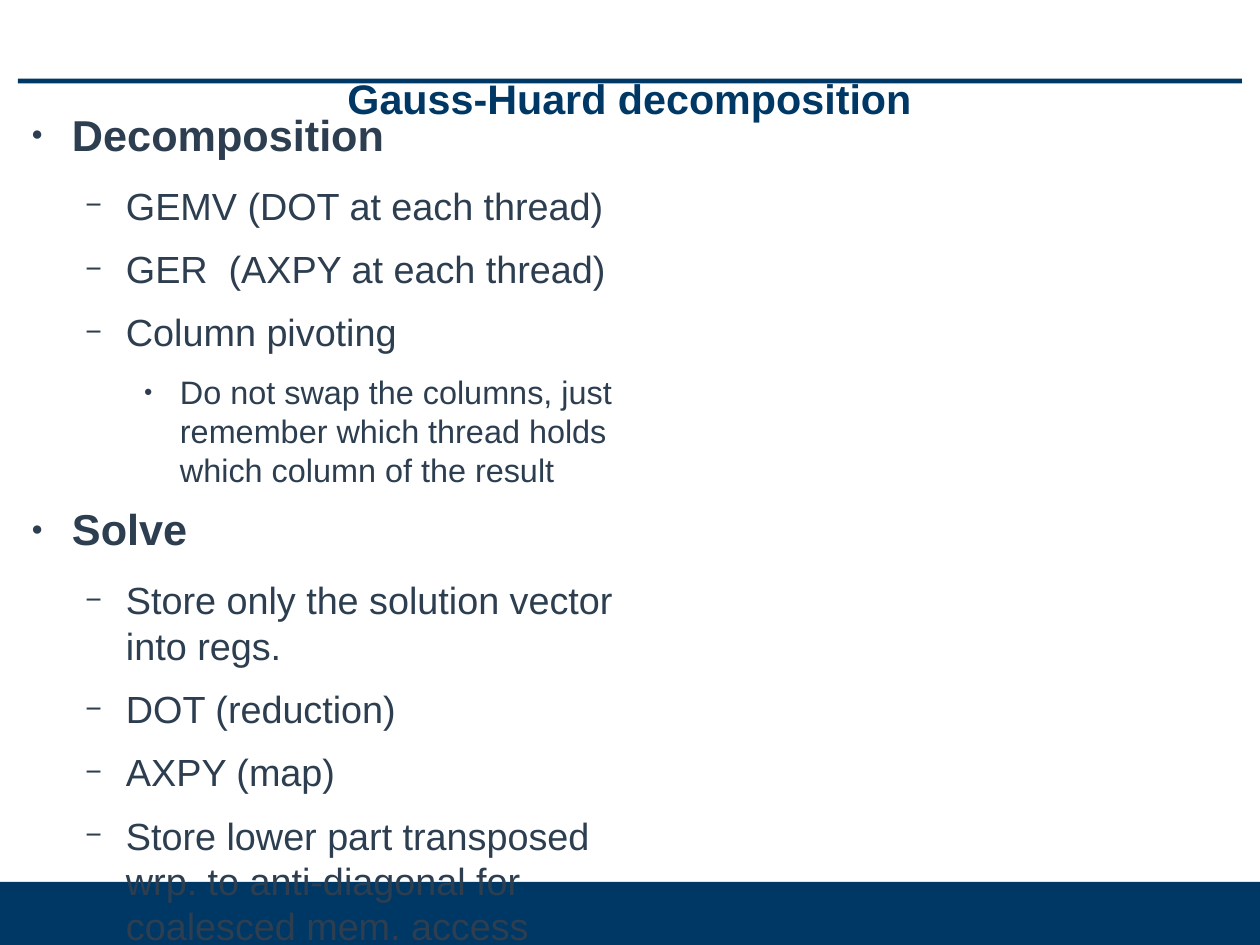
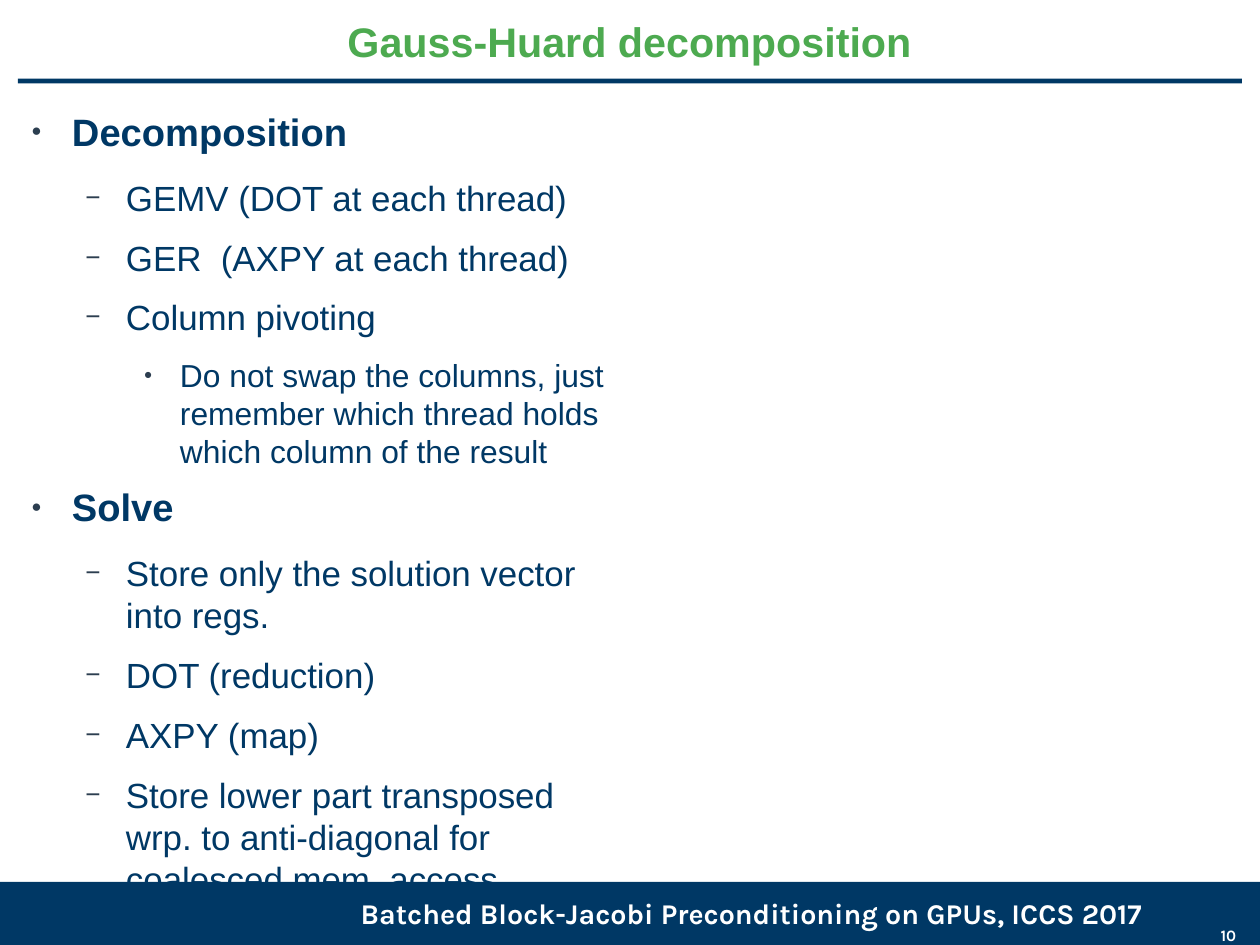
Before and after one commit to gflegar/talks, a slide deck: slide 10 of iccs_2017/slides.odp (slide 7 before the commit). Drawn at 1260x945 pixels with LibreOffice and Linux fonts; fonts in the diff are those of the drawing; background and template pictures are left out. Boxes give left, top, right and bottom in pixels: in the first picture for what was removed or moved away, otherwise in the second. Text is boxed around its words. In the diff, an @@ line names an element or a change of style, - is before the commit and + after.

```diff
--- a/iccs_2017/slides.odp
+++ b/iccs_2017/slides.odp
@@ title "Gauss-Huard decomposition": place and size @@
-title "Gauss-Huard decomposition" at (347, 81, 911, 122)
+title "Gauss-Huard decomposition" at (347, 27, 911, 65)
@@ title "Gauss-Huard decomposition" at (347, 27, 911, 65): text colour #003865 to #4DAA50 @@
@@ text "Decomposition" at (72, 118, 603, 857): size 27.2 to 24 pt in "Decomposition", "Solve"; text colour #2C3E50 to #003865; size 23.8 to 22 pt in "GEMV (DOT at each thread)", "GER (AXPY at each thread)", "Column pivoting", "Store only the solution vector into regs." and 3 more places; size 20.4 to 20 pt in "Do not swap the columns, just remember ..." @@
@@ text added at (361, 903, 1142, 931), 18 pt, text #FFFFFF, bold @@
+Batched Block-Jacobi Preconditioning on GPUs, ICCS 2017
@@ page number added at (1221, 930, 1237, 941), 10 pt, text #FFFFFF, bold @@
+10
```
Also in this commit, not shown: 10 other slides changed, 6 slides added, 3 slides removed.
